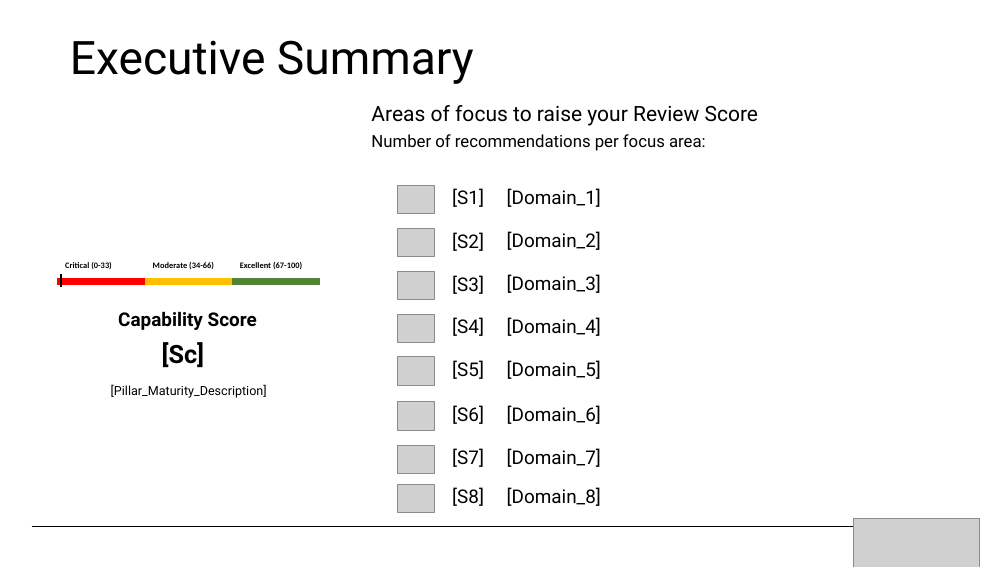
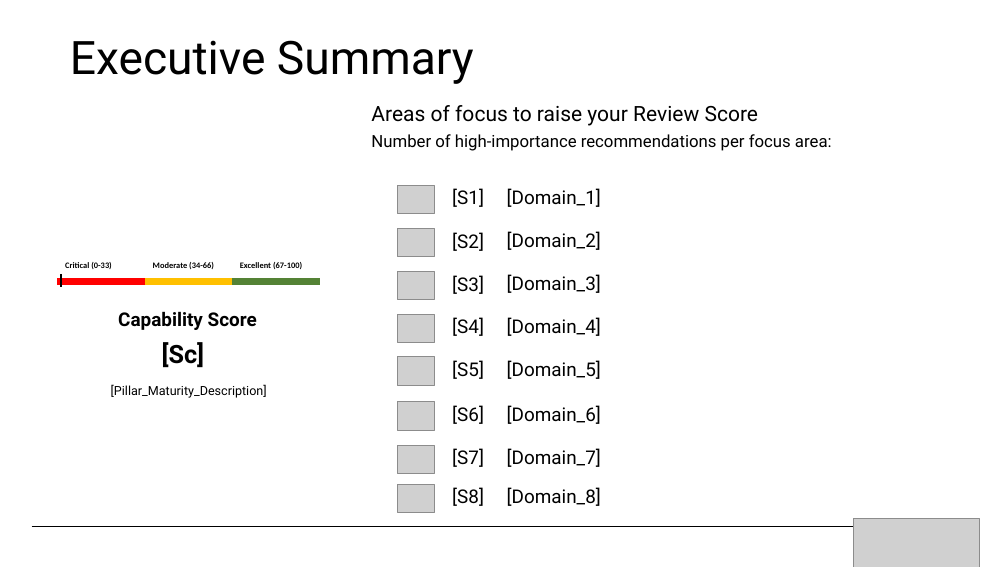
Before and after one commit to Azure/WellArchitected-Tools, a slide deck: slide 9 of WARP/devops/PnP_PowerPointReport_Template.pptx. Drawn at 1008x567 pixels with LibreOffice and Linux fonts; fonts in the diff are those of the drawing; grey boxes stand for pictures; background and template pictures are left out. Boxes give left, top, right and bottom in pixels: in the first picture for what was removed or moved away, otherwise in the second. Text is boxed around its words. In the diff, an @@ line names an element or a change of style, - is before the commit and + after.

```diff
--- a/WARP/devops/PnP_PowerPointReport_Template.pptx
+++ b/WARP/devops/PnP_PowerPointReport_Template.pptx
@@ text at [371,134,832,151]: text changed @@
-Number of recommendations per focus area:
+Number of high-importance recommendations per focus area:
```
Also in this commit, not shown: 4 other files.
